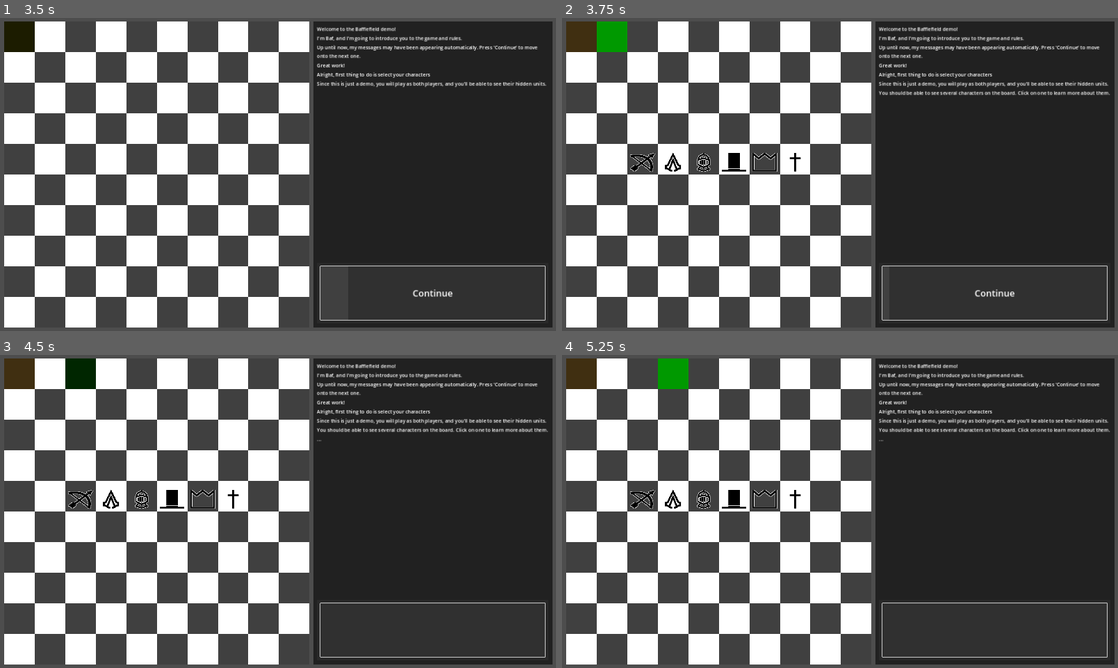
Above: before the commit, frames 1-4 (two rows, left to right).
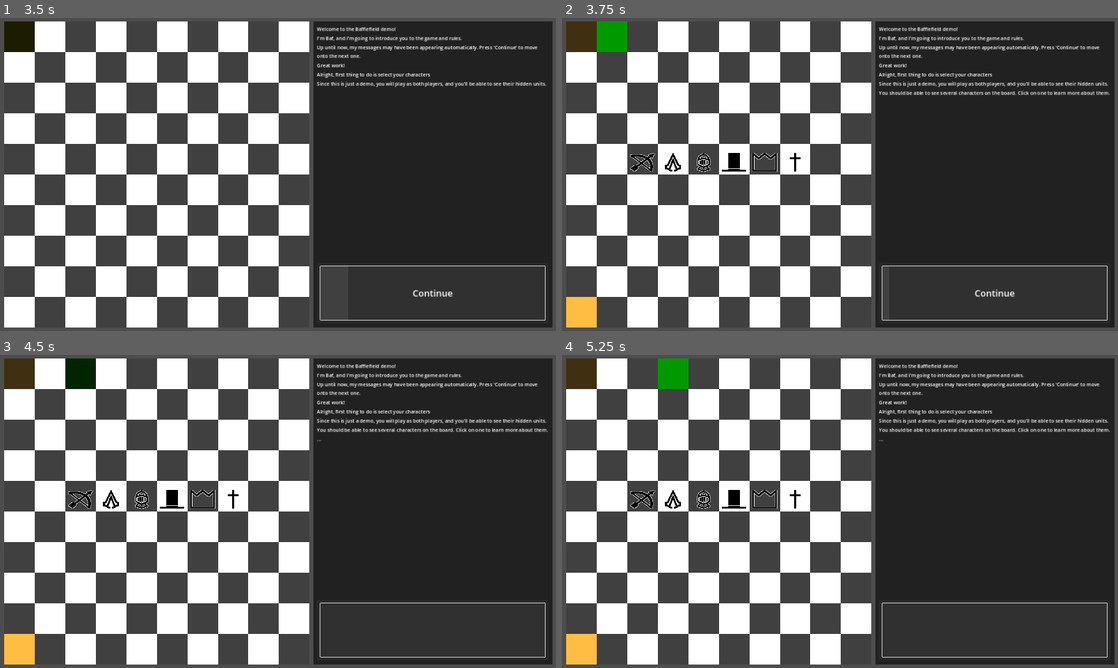
Above: after the commit, the same moments.

Repository: Taliesin268/Bafflefield
Game: Godot game, scene res://scenes/Bafflefield.tscn
Two runs of this game, one before a commit and one after it. Both use one fixed random seed, a clock stepped at 60 frames per second and the inputs below.
Inputs (mouse positions are in pixels of both pictures, inside the frame that each line leads up to):
- Up to frame 1 (3.5 s): click "Continue" at 0.5 s; click "Continue" at 1.25 s; click "Continue" at 2 s; tap Enter at 2.75 s; move the mouse to (16, 36) at 2.77 s; click (16, 36) at 2.92 s
- Up to frame 2 (3.75 s): tap Space at 3.5 s; move the mouse to (612, 36) at 3.52 s; click (612, 36) at 3.67 s
- Up to frame 3 (4.5 s): tap Enter at 4.25 s; move the mouse to (77, 373) at 4.27 s; click (77, 373) at 4.42 s
- Up to frame 4 (5.25 s): tap Space at 5 s; move the mouse to (673, 373) at 5.02 s; click (673, 373) at 5.17 s

Frame 1 is identical in both runs. In frame 2, 0.5% of the frame differs, in the area x 0-7%, y 89-99%; in frame 3, 0.5%; in frame 4, 0.5%.

Commit message:
added cell highlighting and substates

Diff:
--- a/scenes/Board.gd
+++ b/scenes/Board.gd
@@ -5,8 +5,10 @@
 const CELL_SCENE = preload("res://scenes/cell.tscn")
 
 # PRIVATE VARIABLES
-var _cells = []
-var _selected_cell
+var _cells: Array = []
+var _selected_cell: Cell
+var _cells_with_units: Array = []
+var _highlighted_cells: Array = []
 
 # BUILT-IN FUNCTIONS
 func _ready():
@@ -24,6 +26,16 @@
 func get_cell(index: int) -> Cell:
 	return _cells[index]
 
+func spawn_unit(cell_index: int, unit_type: Unit.UnitType, white: bool = false):
+	var cell = get_cell(cell_index)
+	cell.spawn_unit(unit_type, white)
+	_cells_with_units.append(cell)
+
+func highlight_cell(index: int):
+	var cell = get_cell(index)
+	cell.highlight_cell()
+	_highlighted_cells.append(cell)
+
 # PRIVATE FUNCTIONS
 func _create_board():
 	for column in 10:
--- a/scripts/Bafflefield.gd
+++ b/scripts/Bafflefield.gd
@@ -62,16 +62,34 @@
 		super.handle_event(event_name)
 
 class CharacterSelectState extends BaseState:
+	var SUBSTATES = [
+		[ { "func": _spawn_characters, "args": [] }, { "func": _highlight_cell, "args": [ 90 ] } ]
+	]
+	var _current_substate = 0
+	var _current_highlighted_cell_index: int
+
 	func enter_state(game_board: Board):
 		state_name = "Character Select State"
 		super.enter_state(game_board)
-		_spawn_characters()
+		_process_substate()
 
-	func _spawn_characters():
-		_game_board.get_cell(42).spawn_unit(Unit.UnitType.ARCHER)
-		_game_board.get_cell(43).spawn_unit(Unit.UnitType.ASSASSIN)
-		_game_board.get_cell(44).spawn_unit(Unit.UnitType.KNIGHT)
-		_game_board.get_cell(45).spawn_unit(Unit.UnitType.MAGICIAN)
-		_game_board.get_cell(46).spawn_unit(Unit.UnitType.MONARCH)
-		_game_board.get_cell(47).spawn_unit(Unit.UnitType.PRIEST)
+	func _spawn_characters(white: bool = false):
+		_game_board.spawn_unit(42, Unit.UnitType.ARCHER, white)
+		_game_board.spawn_unit(43, Unit.UnitType.ASSASSIN, white)
+		_game_board.spawn_unit(44, Unit.UnitType.KNIGHT, white)
+		_game_board.spawn_unit(45, Unit.UnitType.MAGICIAN, white)
+		_game_board.spawn_unit(46, Unit.UnitType.MONARCH, white)
+		_game_board.spawn_unit(47, Unit.UnitType.PRIEST, white)
 		pass
+
+	func _process_substate():
+		var operations = SUBSTATES[_current_substate]
+		for operation in operations:
+			operation.func.callv(operation.args)
+
+		_current_substate += 1
+
+	func _highlight_cell(index: int):
+		_game_board.highlight_cell(index)
+		_current_highlighted_cell_index = index
+		pass
--- a/scripts/cell.gd
+++ b/scripts/cell.gd
@@ -62,6 +62,10 @@
 	unit = new_unit
 	add_child(unit)
 
+func highlight_cell(state: bool = true):
+	_states[CellState.HIGHLIGHTED] = state
+	_update_color()
+
 # PUBLIC FUNCTIONS
 func is_black() -> bool:
 	return (row + column) % 2 == 0
